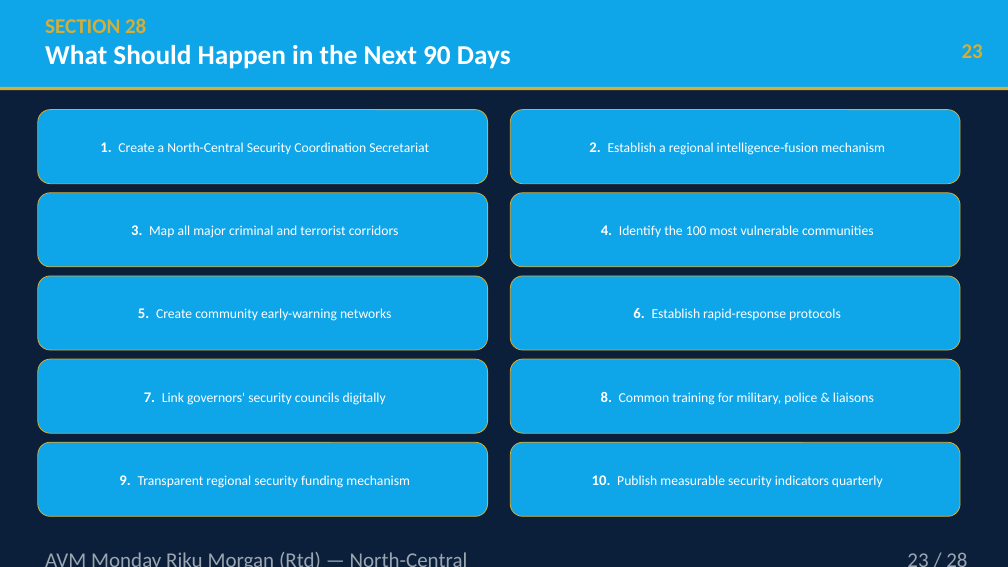
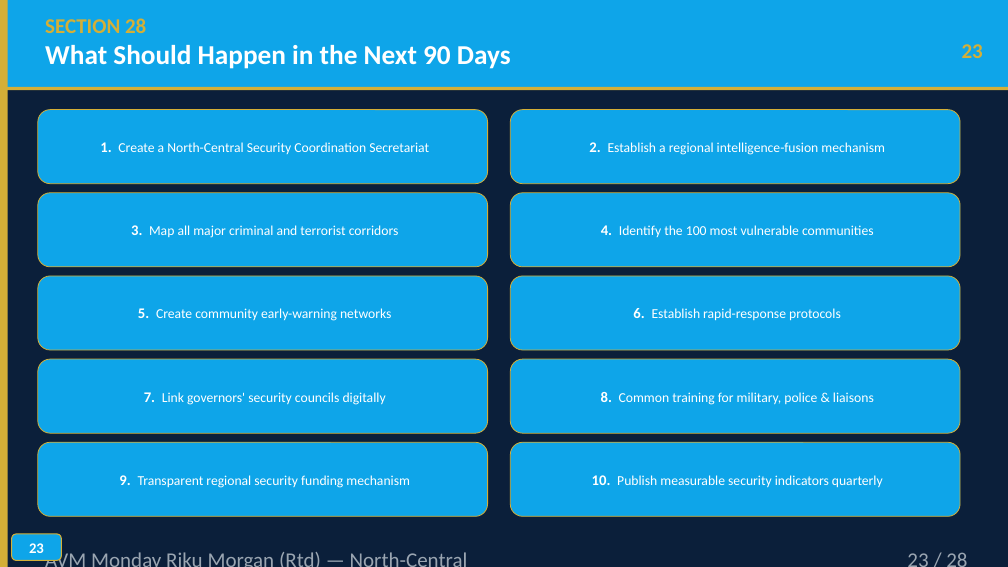
Before and after one commit to TOMDEGGS/BETONIQ-WEST-, a slide deck: slide 23 of avm_morgan_docs/AVM_MORGAN_SECURITY_KEYNOTE_30MIN_v3_WITH_REFERENCES.pptx. Drawn at 1008x567 pixels with LibreOffice and Linux fonts; fonts in the diff are those of the drawing; background and template pictures are left out. Boxes give left, top, right and bottom in pixels: in the first picture for what was removed or moved away, otherwise in the second. Text is boxed around its words. In the diff, an @@ line names an element or a change of style, - is before the commit and + after.

```diff
--- a/avm_morgan_docs/AVM_MORGAN_SECURITY_KEYNOTE_30MIN_v3_WITH_REFERENCES.pptx
+++ b/avm_morgan_docs/AVM_MORGAN_SECURITY_KEYNOTE_30MIN_v3_WITH_REFERENCES.pptx
@@ rectangle added at (0, 0, 8, 567), fill #D4AF37 @@
@@ rounded rectangle added at (11, 534, 61, 560), fill #0EA5E9, outline #D4AF37 1 pt, 14 pt, text #FFFFFF, bold @@
+23
```
Also in this commit, not shown: 27 other slides changed.
